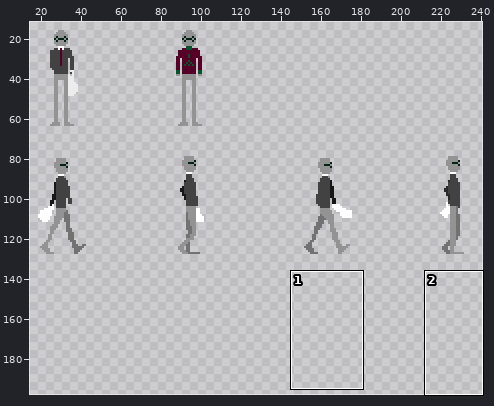
Two states of a sprite sheet, assets/graphics/michael.png. Above: a wide view before the commit, with the close-up outlined.
Close-up. Before:
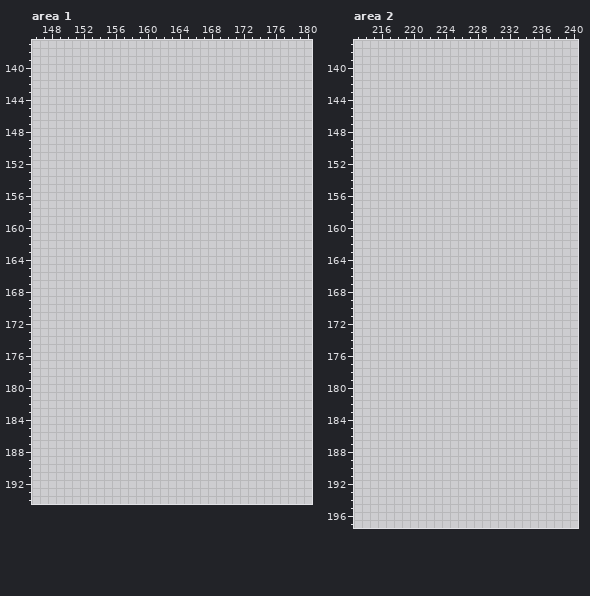
The file is 256x256 pixels. Pixels under 10% opacity are left out. Shown: area 1: x 146..180, y 137..194; area 2: x 213..240, y 137..197. The wide view leaves out empty margins. The commit also changed other parts of the picture, which this record leaves out.
Palette (. is transparent): 
After the commit:
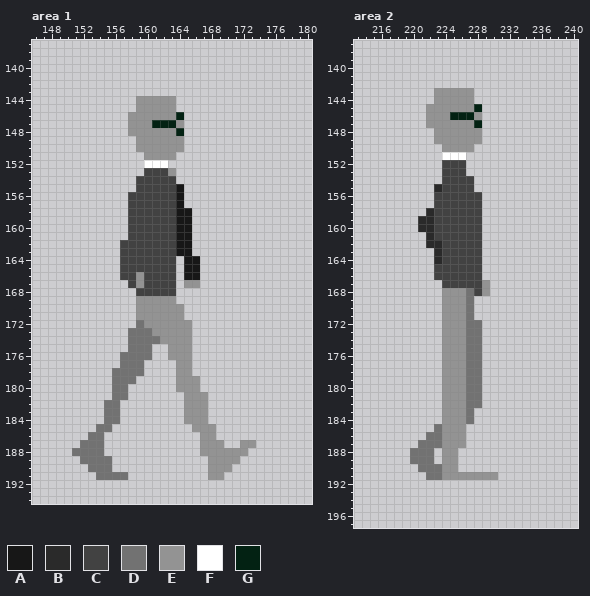
Colours new in this view: A #171717  B #2a2a2a  C #424242  D #727272  E #939393  F #ffffff  G #032213
Changes in this commit:
Changed rows in their new state; - is an unchanged pixel.
Area 1:
first column x 151:
144 --------EEEEE----------
145 --------EEEEE----------
146 -------EEEEEEG---------
147 -------EEEGGGE---------
148 -------EEEEEEG---------
149 --------EEEEEE---------
150 --------EEEEEE---------
151 ---------EEEE----------
152 ---------FFF-----------
153 ---------CCCE----------
154 --------CCCCC----------
155 --------CCCCCA---------
156 -------CCCCCCA---------
157 -------CCCCCCA---------
158 -------CCCCCCAA--------
159 -------CCCCCCAA--------
160 -------CCCCCCAA--------
161 -------CCCCCCAA--------
162 ------CCCCCCCAA--------
163 ------CCCCCCCAA--------
164 ------CCCCCCC-AA-------
165 ------CCCCCCC-AA-------
166 ------CCECCCC-AA-------
167 -------CECCCC-EE-------
168 --------CCCCC----------
169 --------EEEEE----------
170 --------EEEEEE---------
171 --------EEEEEE---------
172 --------DEEEEEE--------
173 -------DDDEEEEE--------
174 -------DDDDEEEE--------
175 -------DDD--EEE--------
176 ------DDDD--EEE--------
177 ------DDD----EE--------
178 -----DDDD----EE--------
179 -----DDD-----EEE-------
180 -----DD------EEE-------
181 -----DD-------EEE------
182 ----DD--------EEE------
183 ----DD--------EEE------
184 ----DD--------EEE------
185 ---DD----------EEE-----
186 --DD------------EE-----
187 -DDD------------EEE--EE
188 DDDD------------EEEEEE-
189 -DDDD------------EEEE--
190 --DDD------------EEE---
191 ---DDDD----------EE----
Area 2:
first column x 220:
143 ---EEEEE---
144 ---EEEEE---
145 --EEEEEEG--
146 --EEEGGGE--
147 --EEEEEEG--
148 ---EEEEEE--
149 ---EEEEEE--
150 ----EEEE---
151 ----FFF----
152 ----CCC----
153 ----CCC----
154 ----CCCC---
155 ---BCCCC---
156 ---CCCCCC--
157 ---CCCCCC--
158 --BCCCCCC--
159 -BBCCCCCC--
160 -BBCCCCCC--
161 --BCCCCCC--
162 --BBCCCCC--
163 ---BCCCCC--
164 ---BCCCCC--
165 ---CCCCCC--
166 ---CCCCCC--
167 ----CCCCCE-
168 ----EEEDCE-
169 ----EEED---
170 ----EEED---
171 ----EEED---
172 ----EEEDD--
173 ----EEEDD--
174 ----EEEDD--
175 ----EEEDD--
176 ----EEEDD--
177 ----EEEDD--
178 ----EEEDD--
179 ----EEEDD--
180 ----EEEDD--
181 ----EEEDD--
182 ----EEEDD--
183 ----EEED---
184 ----EEED---
185 ---DEEE----
186 --DDEEE----
187 -DDDEEE----
188 DDD-EE-----
189 DDD-EE-----
190 -DDDEE-----
191 --DDEEEEEEE
Changed places in both close-ups, as pixel boxes (x1, y1, x2, y2):
added: (72, 96, 256, 480)
added: (410, 88, 498, 480)
